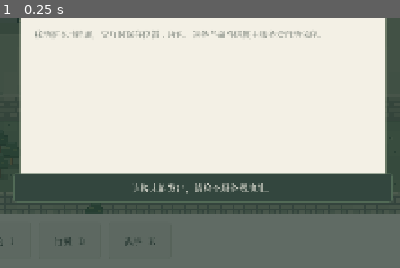
Above: before the commit, frame 1.
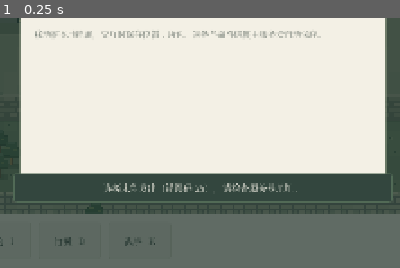
Above: after the commit, the same moment.

Repository: behd7/xia
Game: Godot game, scene res://scenes/main.tscn
Same seed, same stepped clock (60 frames per second), same inputs: the game is played once before the commit and once after it.
Inputs:
- Up to frame 1 (0.25 s): no input
The pictures show only the part of the screen within x 25-75%, y 50-100%; the shares and areas given below are measured in that part.

The runs differ from the first frame. In frame 1, 1.0% of the frame differs, in the area x 26-75%, y 66-71%.

Commit message:
fix: 修复前端断连误判并补运行日志
做了什么：外接 LLM API 默认直连并单独 8 秒超时；服务端新增滚动文件日志、HTTP/LLM/调度日志与代理可达性告警；前端记录请求耗时/错误并只在状态轮询失败时标离线，对话/搭话超时放宽到 45 秒；Godot 冒烟改用固定高位端口段。
怎么做的：API client 设 trust_env=False + LLM_API_TIMEOUT；main 装配 logging_setup 与请求中间件；api.gd 返回 network/elapsed/status 并打日志，main.gd 统一连接判定；smoke_test.py 预留 18000-18999；同步 .env.example/DESIGN/AGENTS/README。
为什么这样做：定位到 shell 的 HTTP(S)_PROXY 指向未启动代理，DeepSeek 调用连续 20 秒超时，前端又把应用层超时误判为断连；直连 + 短超时 + 明确日志让问题可恢复可排查，同时保留代理开关与 Windows/WSL 监听说明。

Diff:
--- a/xia-ai-town/scripts/api.gd
+++ b/xia-ai-town/scripts/api.gd
@@ -2,38 +2,93 @@
 
 var base_url: String = "http://127.0.0.1:8000"
 
+
 func _ready() -> void:
+	var source := "default"
 	var config := ConfigFile.new()
 	if config.load("user://connection.cfg") == OK:
 		base_url = str(config.get_value("server", "url", base_url))
+		source = "user://connection.cfg"
 	var override := OS.get_environment("XIA_API_URL")
 	if not override.is_empty():
 		base_url = override.trim_suffix("/")
+		source = "XIA_API_URL"
+	_log("base_url=%s source=%s" % [base_url, source])
+
 
 func configure(url: String) -> void:
 	base_url = url.strip_edges().trim_suffix("/")
 	var config := ConfigFile.new()
 	config.set_value("server", "url", base_url)
-	config.save("user://connection.cfg")
+	var err := config.save("user://connection.cfg")
+	if err == OK:
+		_log("configured base_url=%s" % base_url)
+	else:
+		_log("!! configure save failed base_url=%s err=%d" % [base_url, err])
+
 
 func request(path: String, body: Variant = null, timeout: float = 12.0) -> Dictionary:
 	var http := HTTPRequest.new()
 	http.timeout = timeout
 	add_child(http)
 	var method := HTTPClient.METHOD_GET if body == null else HTTPClient.METHOD_POST
+	var method_name := "GET" if body == null else "POST"
 	var headers := PackedStringArray(["Content-Type: application/json"])
 	var payload := "" if body == null else JSON.stringify(body)
-	var code := http.request(base_url + path, headers, method, payload)
+	var url := base_url + path
+	var started := Time.get_ticks_msec()
+	_log("-> %s %s" % [method_name, url])
+	var code := http.request(url, headers, method, payload)
 	if code != OK:
+		var elapsed := Time.get_ticks_msec() - started
 		http.queue_free()
-		return {"ok": false, "error": "连接未能发出，请检查服务器地址。"}
+		_log("!! %s %s request() failed code=%d elapsed=%dms" % [method_name, url, code, elapsed])
+		return {"ok": false, "network": true, "elapsed_ms": elapsed,
+			"error": "连接未能发出（错误码 %d），请检查服务器地址。" % code}
 	var response: Array = await http.request_completed
+	var elapsed := Time.get_ticks_msec() - started
 	http.queue_free()
-	if response[0] != HTTPRequest.RESULT_SUCCESS:
-		return {"ok": false, "error": "暂时无法连接江湖，请检查服务器后重试。"}
-	var parsed: Variant = JSON.parse_string(response[3].get_string_from_utf8())
+	var result := int(response[0])
+	if result != HTTPRequest.RESULT_SUCCESS:
+		var reason := _result_text(result)
+		_log("!! %s %s transport result=%d (%s) elapsed=%dms timeout=%.0fs" % [
+			method_name, url, result, reason, elapsed, timeout])
+		var hint := "（%.0f 秒）" % timeout if result == HTTPRequest.RESULT_TIMEOUT else ""
+		return {"ok": false, "network": true, "elapsed_ms": elapsed, "result": result,
+			"error": "%s%s，请确认后端已启动、地址正确。" % [reason, hint]}
+	var status := int(response[1])
+	var body_text: String = response[3].get_string_from_utf8()
+	var parsed: Variant = JSON.parse_string(body_text)
 	if not parsed is Dictionary:
-		return {"ok": false, "error": "服务器返回的数据无法读取。"}
-	if response[1] < 200 or response[1] >= 300:
-		return {"ok": false, "error": str(parsed.get("detail", "请求失败（%s）" % response[1])), "status": response[1]}
-	return {"ok": true, "data": parsed}
+		_log("!! %s %s http=%d invalid JSON elapsed=%dms body=%.200s" % [
+			method_name, url, status, elapsed, body_text])
+		return {"ok": false, "network": false, "status": status, "elapsed_ms": elapsed,
+			"error": "服务器返回的数据无法读取（HTTP %d）。" % status}
+	if status < 200 or status >= 300:
+		var detail := str(parsed.get("detail", "请求失败（%d）" % status))
+		_log("!! %s %s http=%d detail=%s elapsed=%dms" % [
+			method_name, url, status, detail, elapsed])
+		return {"ok": false, "network": false, "status": status, "elapsed_ms": elapsed,
+			"error": detail}
+	_log("<- %s %s http=%d elapsed=%dms" % [method_name, url, status, elapsed])
+	return {"ok": true, "data": parsed, "status": status, "elapsed_ms": elapsed}
+
+
+func _result_text(result: int) -> String:
+	match result:
+		HTTPRequest.RESULT_CANT_CONNECT:
+			return "连接被拒绝"
+		HTTPRequest.RESULT_CANT_RESOLVE:
+			return "无法解析服务器地址"
+		HTTPRequest.RESULT_CONNECTION_ERROR:
+			return "连接中断"
+		HTTPRequest.RESULT_NO_RESPONSE:
+			return "服务器无响应"
+		HTTPRequest.RESULT_TIMEOUT:
+			return "等待服务器响应超时"
+		_:
+			return "网络错误（%d）" % result
+
+
+func _log(message: String) -> void:
+	print("[xia/api %s] %s" % [Time.get_datetime_string_from_system(), message])
--- a/xia-ai-town/scripts/main.gd
+++ b/xia-ai-town/scripts/main.gd
@@ -66,6 +66,7 @@
 	timer.timeout.connect(refresh)
 	add_child(timer)
 	timer.start()
+	_log("client ready")
 	refresh()
 
 func _bind_inputs() -> void:
@@ -290,10 +291,15 @@
 
 func _request_greet(npc_id: int, slug: String) -> void:
 	greet_busy[npc_id] = true
-	var response: Dictionary = await api.request("/api/npc/%d/greet" % npc_id, {}, 20.0)
+	var response: Dictionary = await api.request("/api/npc/%d/greet" % npc_id, {}, 45.0)
 	greet_busy.erase(npc_id)
-	if not response.ok or not bool(response.data.get("greet", false)):
-		return
+	if not response.ok:
+		_log("greet npc=%d failed: %s" % [npc_id, str(response.error)])
+		return
+	if not bool(response.data.get("greet", false)):
+		_log("greet npc=%d skipped: %s" % [npc_id, str(response.data.get("reason", ""))])
+		return
+	_log("greet npc=%d ok affinity=%d" % [npc_id, int(response.data.get("affinity", 0))])
 	world.show_bubble(slug, str(response.data.get("reply", "")))
 	_mark_greeted(slug, int(response.data.get("affinity", 0)))
 
@@ -336,7 +342,15 @@
 	move_child(toast_label, -1)
 	toast_until = Time.get_ticks_msec() / 1000.0 + 4.5
 
-func _connection(ok: bool) -> void:
+func _log(message: String) -> void:
+	print("[xia/main %s] %s" % [Time.get_datetime_string_from_system(), message])
+
+func _connection(ok: bool, reason: String = "") -> void:
+	if ok:
+		if not online:
+			_log("connection restored (%s)" % api.base_url)
+	else:
+		_log("connection lost: %s" % (reason if not reason.is_empty() else "unknown"))
 	online = ok
 	connection_label.text = "●  江湖已连接" if ok else "○  连接中断"
 	connection_label.add_theme_color_override("font_color", UI.JADE if ok else UI.RED)
@@ -350,8 +364,10 @@
 	if requested_version != state_version or busy:
 		syncing = false
 		return
-	_connection(response.ok)
-	if not response.ok:
+	if response.ok:
+		_connection(true)
+	else:
+		_connection(false, "game/state: %s" % str(response.error))
 		syncing = false
 		if modal == null and player.is_empty():
 			open_settings()
@@ -387,7 +403,9 @@
 		open_new_game()
 	var detail: Dictionary = await api.request("/api/npcs/state")
 	syncing = false
-	if detail.ok and requested_version == state_version and not busy:
+	if not detail.ok:
+		_log("npcs/state failed: %s" % str(detail.error))
+	elif requested_version == state_version and not busy:
 		npc_state = detail.data
 		world.apply_state(detail.data)
 
@@ -428,13 +446,15 @@
 	_set_request_buttons(true)
 	if is_instance_valid(modal_status):
 		modal_status.text = "正在办理，请稍候……"
-	var response: Dictionary = await api.request(path, body)
+	var response: Dictionary = await api.request(path, body, 30.0)
 	busy = false
 	_set_request_buttons(false)
-	_connection(response.ok or response.has("status"))
 	if is_instance_valid(modal_status):
 		modal_status.text = "" if response.ok else str(response.error)
 	if not response.ok:
+		_log("mutate %s failed: %s" % [path, str(response.error)])
+		if bool(response.get("network", false)):
+			_connection(false, "%s: %s" % [path, str(response.error)])
 		notify(str(response.error))
 		return false
 	if response.data.get("player") != null:
@@ -831,14 +851,17 @@
 	busy = true
 	_set_request_buttons(true)
 	modal_status.text = "%s沉吟许久……" % dialogue_name
-	var response: Dictionary = await api.request("/api/npc/%d/talk" % dialogue_id, {"message": text}, 20.0)
+	var response: Dictionary = await api.request("/api/npc/%d/talk" % dialogue_id, {"message": text}, 45.0)
 	busy = false
 	_set_request_buttons(false)
-	_connection(response.ok)
 	if not response.ok:
+		_log("talk npc=%d failed: %s" % [dialogue_id, str(response.error)])
 		modal_status.text = str(response.error)
 		return
 	var data: Dictionary = response.data
+	_log("talk npc=%d ok end=%s affinity=%d reply_chars=%d" % [
+		dialogue_id, str(data.get("end", false)), int(data.get("affinity", -1)),
+		str(data.get("reply", "")).length()])
 	_append_talk(dialogue_name, str(data.get("reply", "")))
 	if data.has("player"):
 		_apply_player(data.player)
@@ -852,13 +875,16 @@
 	busy = true
 	_set_request_buttons(true)
 	modal_status.text = "恭谨而立，静候应允……"
-	var response: Dictionary = await api.request("/api/npc/%d/apprentice" % dialogue_id, {})
+	var response: Dictionary = await api.request("/api/npc/%d/apprentice" % dialogue_id, {}, 20.0)
 	busy = false
 	_set_request_buttons(false)
 	if not response.ok:
+		_log("apprentice npc=%d failed: %s" % [dialogue_id, str(response.error)])
 		modal_status.text = str(response.error)
 		return
 	var data: Dictionary = response.data
+	_log("apprentice npc=%d joined=%s affinity=%d" % [
+		dialogue_id, str(data.get("joined", false)), int(data.get("affinity", -1))])
 	_append_talk(dialogue_name, str(data.get("reply", "")))
 	if data.has("player"):
 		_apply_player(data.player)
@@ -873,12 +899,14 @@
 	busy = true
 	_set_request_buttons(true)
 	modal_status.text = "剑拔弩张，切磋以待……"
-	var response: Dictionary = await api.request("/api/npc/%d/challenge" % dialogue_id, {"x": int(world.actor_pos.x), "y": int(world.actor_pos.y)}, 20.0)
+	var response: Dictionary = await api.request("/api/npc/%d/challenge" % dialogue_id, {"x": int(world.actor_pos.x), "y": int(world.actor_pos.y)}, 30.0)
 	busy = false
 	_set_request_buttons(false)
 	if not response.ok:
+		_log("challenge npc=%d failed: %s" % [dialogue_id, str(response.error)])
 		modal_status.text = str(response.error)
 		return
+	_log("challenge npc=%d ok" % dialogue_id)
 	_apply_player(response.data.get("player", {}))
 	battle = response.data.get("battle", {})
 	battle_log.assign(["与%s切磋比试。" % battle.get("enemy", {}).get("name", dialogue_name)])
@@ -890,13 +918,16 @@
 	busy = true
 	_set_request_buttons(true)
 	modal_status.text = "%s接过%s细看。" % [dialogue_name, item_name]
-	var response: Dictionary = await api.request("/api/npc/%d/gift" % dialogue_id, {"item_id": item_id})
+	var response: Dictionary = await api.request("/api/npc/%d/gift" % dialogue_id, {"item_id": item_id}, 30.0)
 	busy = false
 	_set_request_buttons(false)
 	if not response.ok:
+		_log("gift npc=%d item=%s failed: %s" % [dialogue_id, item_name, str(response.error)])
 		modal_status.text = str(response.error)
 		return
 	var data: Dictionary = response.data
+	_log("gift npc=%d item=%s affinity=%d" % [
+		dialogue_id, item_name, int(data.get("affinity", -1))])
 	_apply_player(data.get("player", {}))
 	dialogue_affinity = int(data.get("affinity", dialogue_affinity))
 	_append_talk(dialogue_name, str(data.get("reply", "")))
@@ -938,11 +969,13 @@
 	var response: Dictionary = await api.request("/api/battle/start", {"target_type": "mob", "target_id": mob_id, "pos": {"x": world.actor_pos.x, "y": world.actor_pos.y}})
 	busy = false
 	if not response.ok:
+		_log("battle start mob=%s failed: %s" % [mob_id, str(response.error)])
 		notify(response.error)
 		encounter_cooldown = 3
 		return
 	_apply_player(response.data.player)
 	battle = response.data.battle
+	_log("battle start mob=%s enemy=%s" % [mob_id, str(battle.get("enemy", {}).get("name", ""))])
 	battle_log.assign(["与%s狭路相逢。" % battle.enemy.name])
 	open_battle()
 
@@ -1000,18 +1033,20 @@
 	var payload := {"action": action}
 	if id >= 0:
 		payload["id"] = id
-	var response: Dictionary = await api.request("/api/battle/action", payload)
+	var response: Dictionary = await api.request("/api/battle/action", payload, 30.0)
 	busy = false
 	_set_request_buttons(false)
 	if not response.ok:
+		_log("battle action=%s id=%d failed: %s" % [action, id, str(response.error)])
 		modal_status.text = response.error
 		notify(response.error)
-		_connection(response.has("status"))
 		await refresh()
 		return
-	_connection(true)
-	_apply_player(response.data.player, not response.data.battle.get("active", false))
-	battle = response.data.battle
+	var result_battle: Dictionary = response.data.battle
+	_log("battle action=%s id=%d result=%s active=%s" % [
+		action, id, str(result_battle.get("result", "")), str(result_battle.get("active", false))])
+	_apply_player(response.data.player, not result_battle.get("active", false))
+	battle = result_battle
 	for entry in response.data.get("log", []):
 		battle_log.append(str(entry.text))
 	var rewards: Variant = response.data.get("rewards")
Not shown, changed: AGENTS.md
Not shown, changed: README.md
Not shown, changed: docs/DESIGN.md
Not shown, changed: server/.env.example
Not shown, changed: server/app/agent/dialogue.py
Not shown, changed: server/app/agent/gossip.py
Not shown, changed: server/app/agent/heart.py
Not shown, changed: server/app/agent/npc.py
Not shown, changed: server/app/agent/scheduler.py
Not shown, changed: server/app/agent/summary.py
Not shown, changed: server/app/config.py
Not shown, changed: server/app/db.py
(and 6 more such lines)
